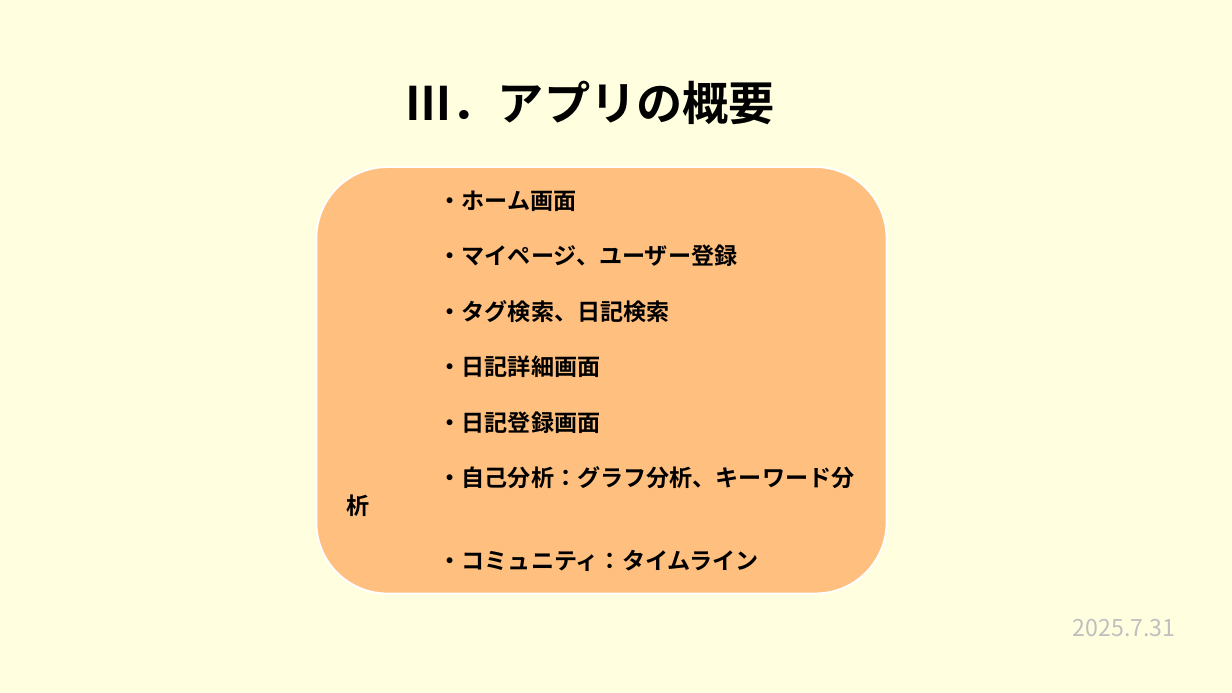
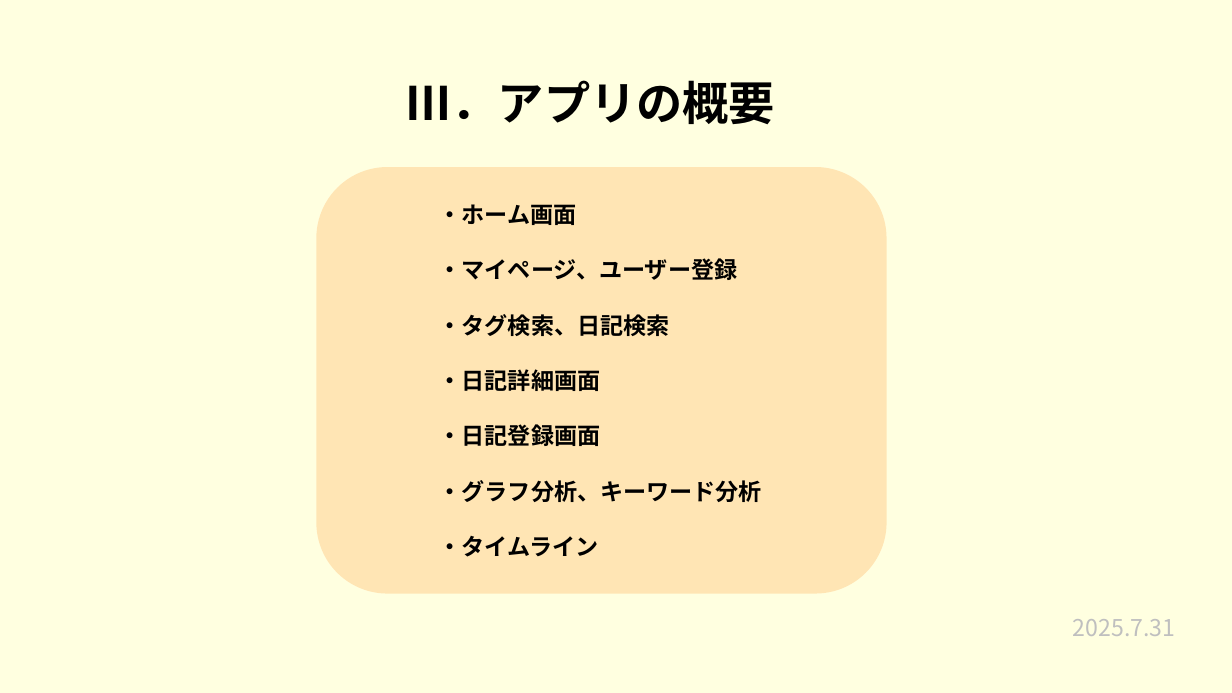
Before and after one commit to plusdojo2025/a2-7, a slide deck: slide 5 of 発表準備/7月成果発表会.pptx. Drawn at 1232x693 pixels with LibreOffice and Linux fonts; fonts in the diff are those of the drawing. Boxes give left, top, right and bottom in pixels: in the first picture for what was removed or moved away, otherwise in the second. Text is boxed around its words. In the diff, an @@ line names an element or a change of style, - is before the commit and + after.

```diff
--- a/発表準備/7月成果発表会.pptx
+++ b/発表準備/7月成果発表会.pptx
@@ rounded rectangle "・ホーム画面" at box(316, 167, 886, 594): fill #FFBF7F to #FFE5B4; outline #FFFFFF 1.5 pt to none @@
@@ text in rounded rectangle at box(439, 480, 762, 557): text changed @@
-・自己分析：グラフ分析、キーワード分析
-・コミュニティ：タイムライン
+・グラフ分析、キーワード分析
+・タイムライン
```
Also in this commit, not shown: 7 other slides changed.
